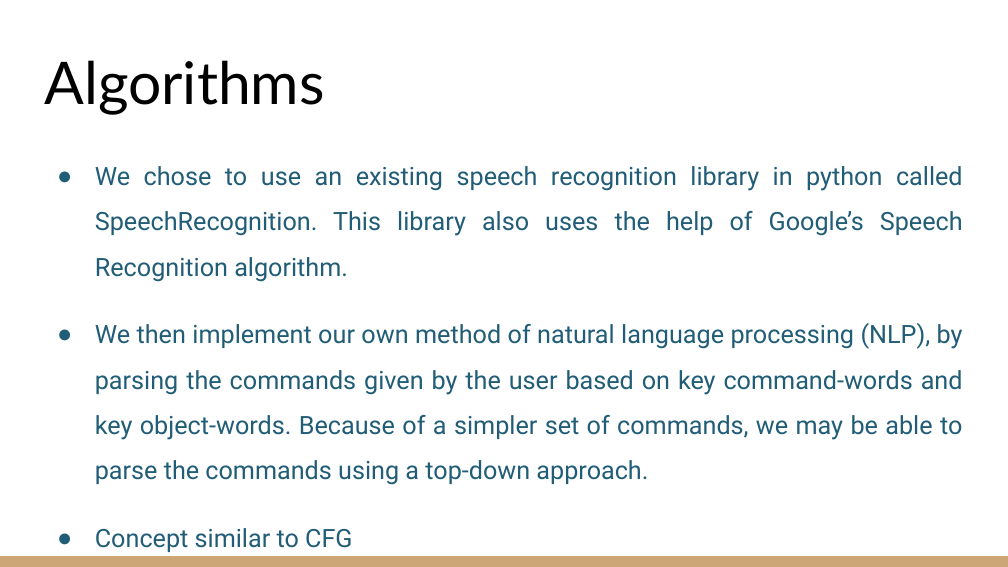
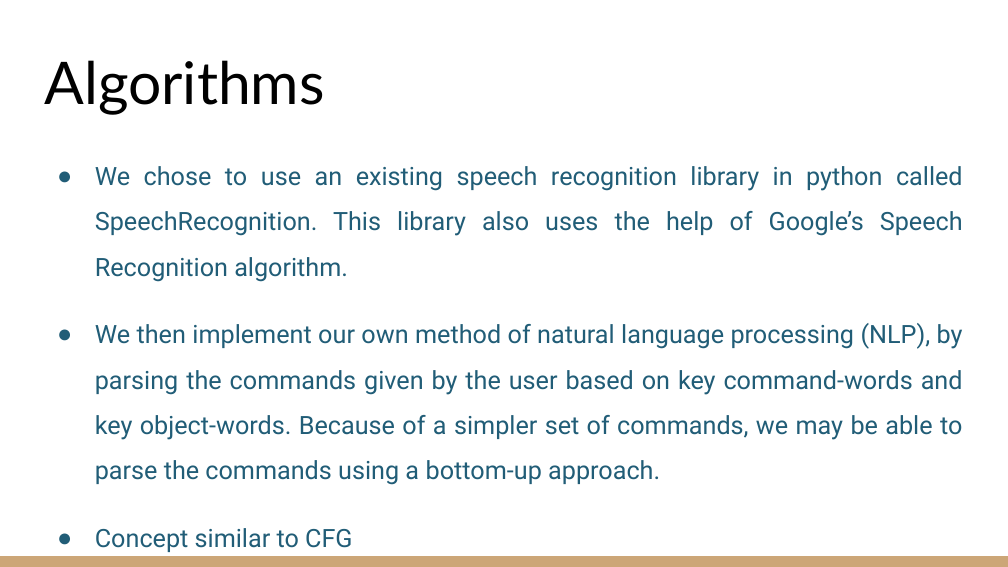
Before and after one commit to alibanana/COMP6340-Final-Project-SR, a slide deck: slide 3 of Final Project PPT.pptx. Drawn at 1008x567 pixels with LibreOffice and Linux fonts; fonts in the diff are those of the drawing. Boxes give left, top, right and bottom in pixels: in the first picture for what was removed or moved away, otherwise in the second. Text is boxed around its words. In the diff, an @@ line names an element or a change of style, - is before the commit and + after.

Commit message:
Fixed top-down to bottom-up

```diff
--- a/Final Project PPT.pptx
+++ b/Final Project PPT.pptx
@@ text at (x1=95, y1=323, x2=963, y2=485): text changed @@
-● We then implement our own method of natural language processing (NLP), by parsing the commands given by the user based on key command-words and key object-words. Because of a simpler set of commands, we may be able to parse the commands using a top-down approach.
+● We then implement our own method of natural language processing (NLP), by parsing the commands given by the user based on key command-words and key object-words. Because of a simpler set of commands, we may be able to parse the commands using a bottom-up approach.
```
